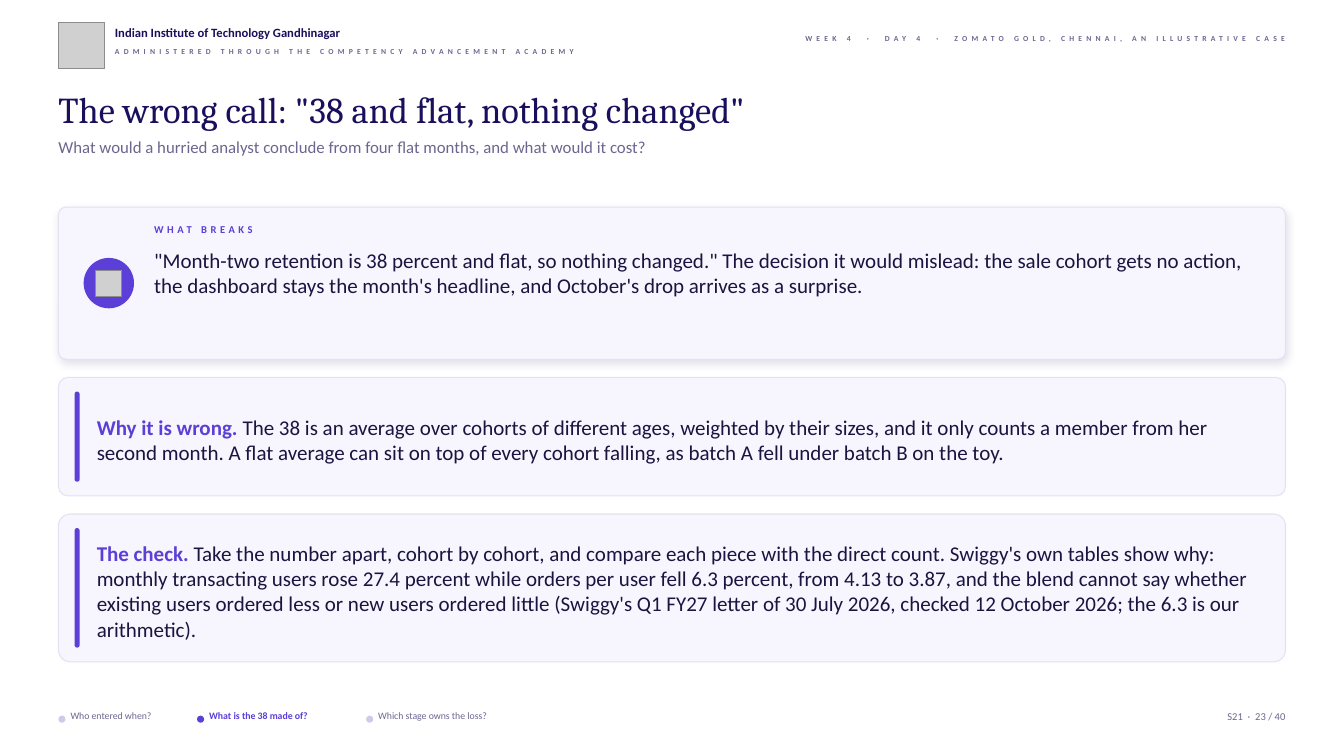
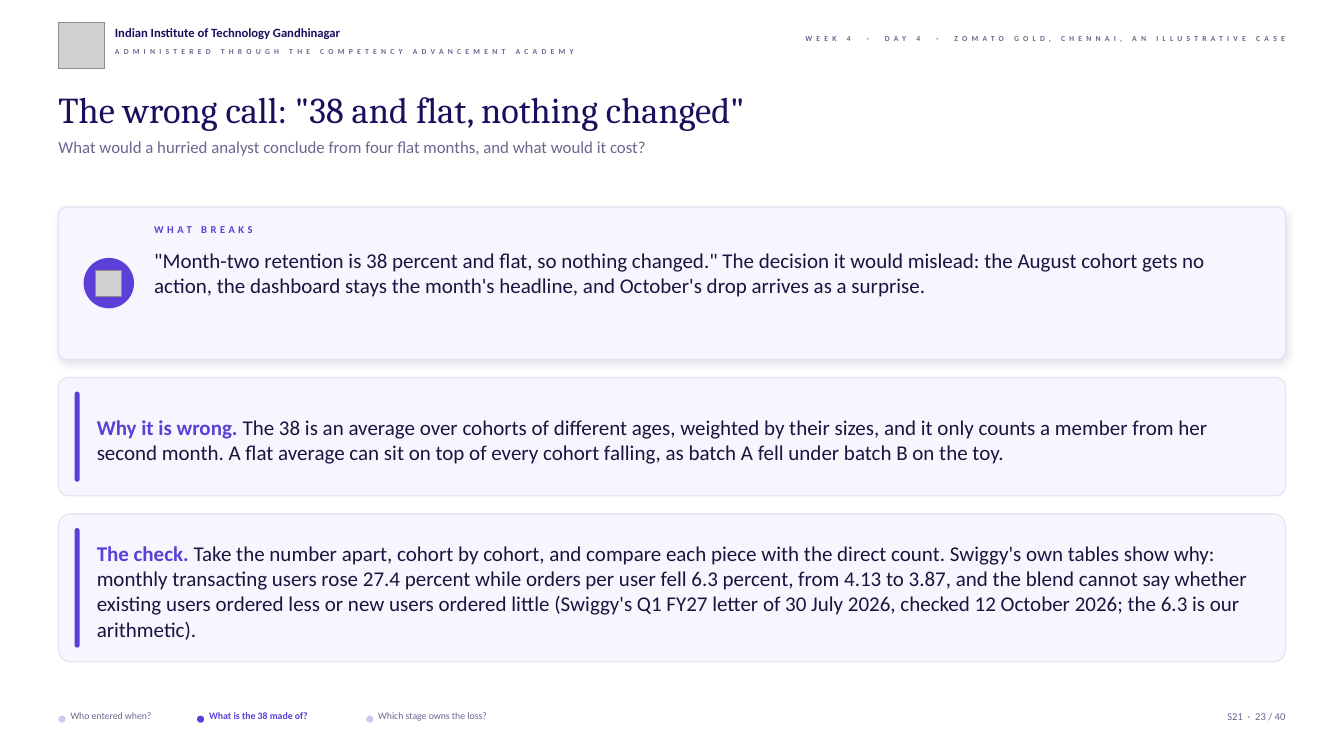
Before and after one commit to fde-academy-lab/c2-content-factory, a slide deck: slide 23 of content/W04/D4/slides/C2_W04_D04_half1_STUDENT.pptx. Drawn at 1344x756 pixels with LibreOffice and Linux fonts; fonts in the diff are those of the drawing; grey boxes stand for pictures; background and template pictures are left out. Boxes give left, top, right and bottom in pixels: in the first picture for what was removed or moved away, otherwise in the second. Text is boxed around its words. In the diff, an @@ line names an element or a change of style, - is before the commit and + after.

```diff
--- a/content/W04/D4/slides/C2_W04_D04_half1_STUDENT.pptx
+++ b/content/W04/D4/slides/C2_W04_D04_half1_STUDENT.pptx
@@ text at box(154, 253, 1204, 297): text changed @@
-"Month-two retention is 38 percent and flat, so nothing changed." The decision it would mislead: the sale cohort gets no action, the dashboard stays the month's headline, and October's drop arrives as a surprise.
+"Month-two retention is 38 percent and flat, so nothing changed." The decision it would mislead: the August cohort gets no action, the dashboard stays the month's headline, and October's drop arrives as a surprise.
```
Also in this commit, not shown: 6 other slides changed, 36 other files.
